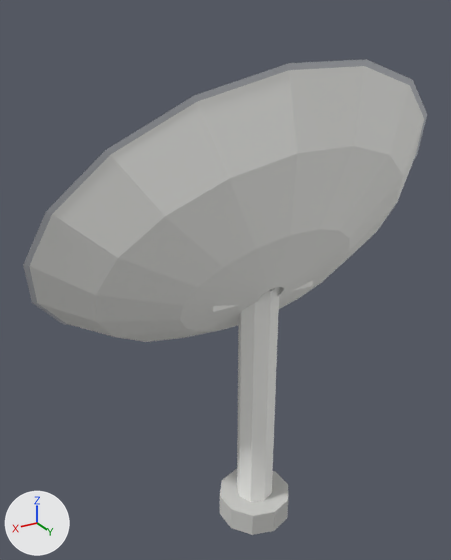
The glTF model models/seti_dish.glb: old version first, new version second.
Before and after are seen from a 50 mm camera at (7.06, 10.35, 11.75) aimed at (0.17, -1.15, 6.01). Every picture has the same lights, and +X, +Y and +Z are marked at lower left. The first picture is the older version. Where no turn or scale is listed for an object, it has been applied to the vertices. Vertices at exactly the same position are counted once.

Objects in the first picture: 'dish', 'seti_dish'.
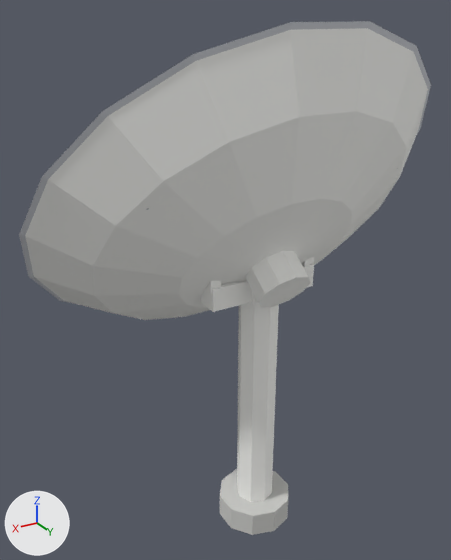
The change in detail:
me_dish is used by ob_dish; location (0.0, 0.0, 6.6).
me_dish had 136 vertices, 232 faces and spanned x -4.7..4.7, y -3.86..1.97, z -2.85..4.4.
me_dish now has 156 vertices, 268 faces and spans x -4.7..4.7, y -3.86..1.97, z -2.85..4.4.
me_dish part 1: a new loose piece of 20 vertices spanning x -0.57..0.57, y -0.37..1.31, z -1.22..0.47, in mat_white (white #f9f9f6).
Other edits to the shape of me_dish do not show in these pictures.
Object 'dish' (ob_dish) moves from (0.0, 0.0, 6.6) to (0.0, 0.0, 7.2).

What differs and where, as boxes [x1, y1, x2, y2] in the pictures (451 x 560 px):
'dish', reshaped, moved
    before: [23, 59, 427, 342]
    after: [19, 21, 431, 320]
part 1 of me_dish, added
    after: [245, 251, 311, 308]
